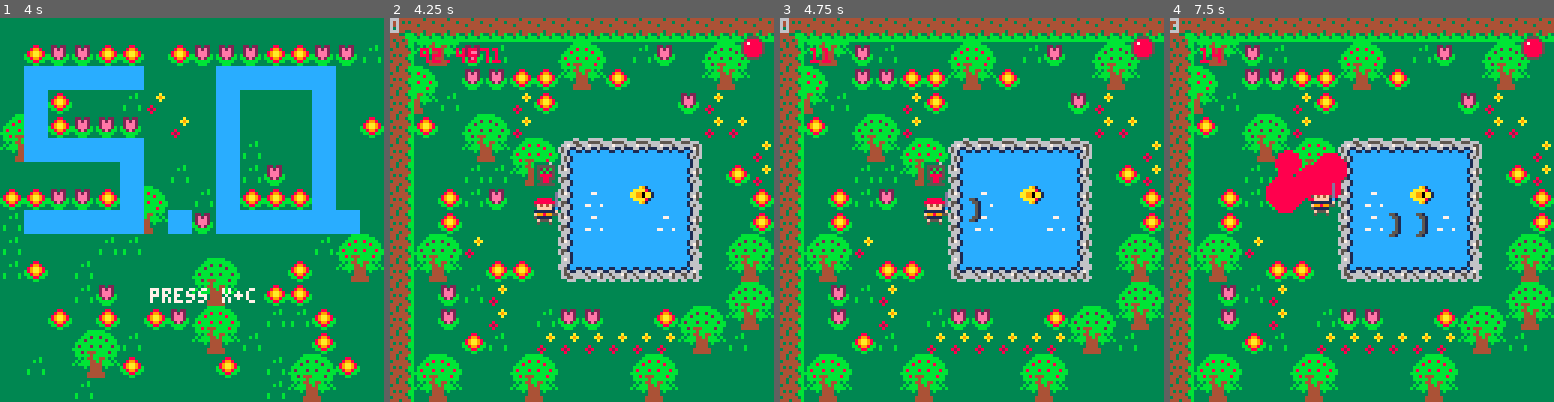
Above: before the commit, frames 1-4 (left to right).
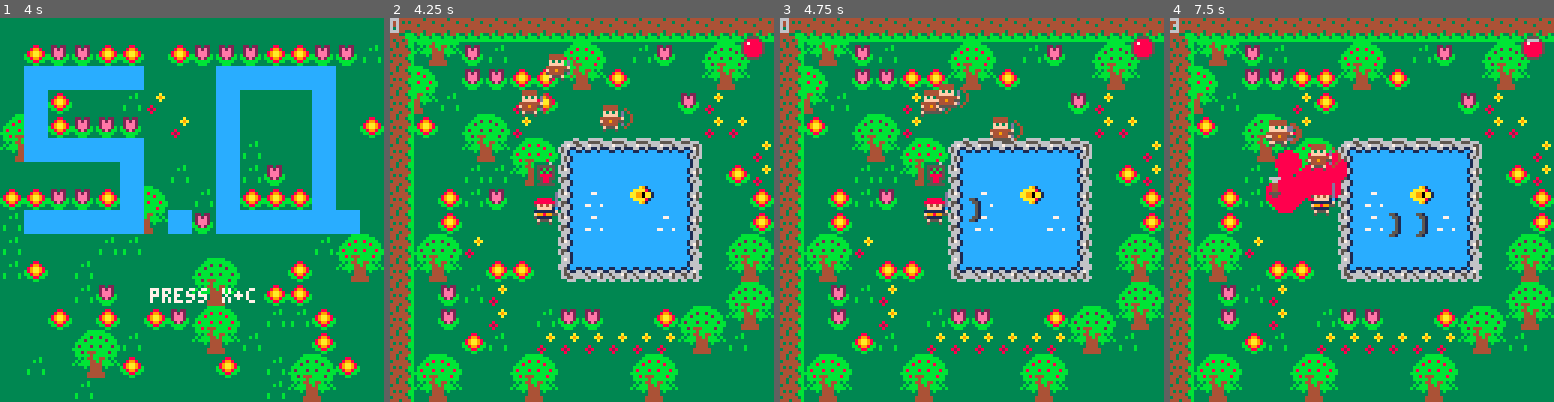
Above: after the commit, the same moments.

Repository: JasonHaenlin/pico-8-sophiaquest
Game: PICO-8 cartridge sophiaquest.p8
The game is run twice, just before and just after one commit, with the same random seed, the same clock (stepped at 60 frames per second) and the same inputs.
Inputs:
- Up to frame 1 (4 s): tap X (X key) at 0.33, 1.07, 1.85, 2.97 s; tap O (Z key) at 0.7, 1.7, 2.1, 2.5, 2.9, 3.3, 3.7 s; hold Right 1.6-2.1 s; hold Up 2.15-2.42 s; hold Right 2.47-3.03 s; hold Left 3.08-3.58 s; hold Down 3.63-3.97 s
- Up to frame 2 (4.25 s): hold Right from 4.02 s (still down); tap X (X key) at 4.08 s; tap O (Z key) at 4.1 s
- Up to frame 3 (4.75 s): tap O (Z key) at 4.5 s; release Right at 4.68 s; hold Up from 4.73 s (still down)
- Up to frame 4 (7.5 s): tap O (Z key) every 0.4 s from 4.9 to 7.3 s; release Up at 5.03 s; hold Left 5.08-5.68 s; tap X (X key) at 5.2, 6.32, 7.43 s; hold Down 5.73-6.03 s; hold Right 6.08-6.58 s; hold Right 6.63-7.13 s; hold Up 7.18-7.45 s

Frame 1 is identical in both runs. In frame 2, 1.4% of the frame differs, in the area x 7-64%, y 7-30%; in frame 3, 1.1%; in frame 4, 1.1%.

Commit message:
It might be a little harder to win

Diff:
--- a/sophiaquest.p8
+++ b/sophiaquest.p8
@@ -8,7 +8,7 @@
 black,dark_blue,dark_purple,dark_green,brown,dark_gray,light_gray,white,red,orange,yellow,green,blue,indigo,pink,peach=0,1,2,3,4,5,6,7,8,9,10,11,12,13,14,15
 player,bullet,ennemy=0,1,2
 immortalobject=1000
-nbofennemies=1
+nbofennemies=10
 melee,ranged=0,1
 -- var
 dbg=""
@@ -127,8 +127,8 @@
    mstr.cooldown = 50
    mstr.anim = "walk"
    mstr.walk = {f=s,st=s,sz=2,spd=1/5}
-   mstr.dx = 0.5
-   mstr.dy = 0.5
+   mstr.dx = 0.7
+   mstr.dy = 0.7
    ennemies_left += 1
   end
  end
@@ -208,26 +208,83 @@
  action()
 end
 
-function controls_ennemies(a)
+function controls_ennemies(a,d)
  if (a.tag ~= ennemy) return
  if (a.cooldown > 0) a.cooldown -= 1
  if (a.cooldown == 0) then
-  shoot(a)
+  shoot(a,d)
   a.cooldown = 50
  end
 end
 
 function move_actors()
  for a in all(actors) do
-  local go = is_player_near(a)
-  if (a.tag == ennemy) a.d = go
-  if (a.tag == ennemy and go ~= none) move_on(a,go)
+  if (a.tag == ennemy) then
+   local dist = check_distance_from_player(a)
+   if(is_player_near(dist)) then
+    if (dist >= 20) then
+     local dir_m = going_forward(a)
+     move_on(a,dir_m)
+    else
+     local dir_m = gbestdir(a)
+     move_on(a,dir_m)
+    end
+    local dir_a = prepare_attack_opportunity(a)
+    controls_ennemies(a,dir_a)
+   end
+  end
   if (a.tag == bullet) then
-    a.x += a.dx
-    a.y += a.dy
-    if (is_of_limit(a.x,a.y)) del(actors,a)
+   a.x += a.dx
+   a.y += a.dy
+   if (is_of_limit(a.x,a.y)) del(actors,a)
   end
  end
+end
+
+function going_forward(a)
+ local rx = a.x-p.x
+ local ry = a.y-p.y
+ if(abs(rx) > abs(ry)) then
+   if(rx < 0) return right
+   return left
+ else
+   if(ry < 0) return down
+   return up
+ end
+end
+
+function check_distance_from_player(a)
+ local rx = a.x-p.x
+ local ry = a.y-p.y
+ return (abs(rx)+abs(ry))/2
+end
+
+function gbestdir(a)
+ local rx = a.x-p.x
+ local ry = a.y-p.y
+ if((abs(rx)-abs(ry)) < 0 and abs(rx) > 1) then
+   if(rx < 0) return right
+   return left
+ elseif((abs(rx)-abs(ry)) > 0 and abs(ry) > 1) then
+   if(ry < 0) return down
+   return up
+ end
+ return none
+end
+
+function prepare_attack_opportunity(a,d)
+ if(abs(a.x-p.x) < abs(a.y-p.y)) then
+   if(a.y < p.y) return down
+   return up
+ else
+   if(a.x < p.x) return right
+   return left
+ end
+end
+
+function is_player_near(gap)
+ local r = 30
+ return gap <= r and gap > 8
 end
 
 function move_on(a,go)
@@ -319,8 +376,8 @@
  a.y = 0
  local f = flags.obst
  while(fget(mget(a.x/8,(a.y)/8),flags.obst)) do
-  a.x = rnd(248)
-  a.y = rnd(248)
+  a.x = rnd(xmax)
+  a.y = rnd(ymax)
  end
  return a
 end
@@ -342,52 +399,35 @@
  return false
 end
 
-function is_player_near(a)
-  local r = 30
-  local rx = a.x-p.x
-  local ry = a.y-p.y
-  dbg = (abs(rx)-abs(ry))
-  gap = (abs(rx)+abs(ry))/2
-  if(gap <= r and gap > 8) then
-    if((abs(rx)-abs(ry)) < 0 and abs(rx) > 8) then
-      if(rx < 0) return right
-      return left
-    elseif((abs(rx)-abs(ry)) > 0 and abs(ry) > 8) then
-      if(ry < 0) return down
-      return up
-    end
-  end
-  return none
-end
-
-function shoot(a)
+function shoot(a,d)
  a = a or p
+ d = d or a.d
  local speed = a.weapon.speed
  local center = a.weapon.hb/2
  local b = {}
- if(a.d == left) then
+ if(d == left) then
   b = make_actor(a.x-6,a.y,a.weapon.animh,bullet,immortalobject,left)
   b.box = {x1=0,y1=4-center,x2=5,y2=4+center}
   b.dx = -speed
  end
- if(a.d == right) then
+ if(d == right) then
   b = make_actor(a.x+6,a.y,a.weapon.animh,bullet,immortalobject,right)
   b.box = {x1=3,y1=4-center,x2=8,y2=4+center}
   b.dx = speed
  end
- if(a.d == up) then
+ if(d == up) then
   b = make_actor(a.x,a.y-6,a.weapon.animv,bullet,immortalobject,up)
   b.box = {x1=4-center,y1=0,x2=4+center,y2=5}
   b.dy = -speed
  end
- if(a.d == down) then
+ if(d == down) then
   b = make_actor(a.x,a.y+6,a.weapon.animv,bullet,immortalobject,down)
   b.box = {x1=4-center,y1=3,x2=4+center,y2=8}
   b.dy = speed
  end
  b.dmg = a.weapon.dmg
- if (a.d ~= none or a.tag == player) then
-  sfx(a.weapon.sfx)
+ if (d ~= none or a.tag == player) then
+  -- sfx(a.weapon.sfx)
  end
 end
 
@@ -526,7 +566,6 @@
  for a in all(actors) do
   if (a.tag == player or a.tag == ennemy) then
    draw_weapon(a)
-   controls_ennemies(a)
    highlight(anim_player(a),a.x,a.y,5)
   else
    local inv = manage_direction(a.d)
@@ -675,8 +714,8 @@
 00000000888888808888888000000000044444000444440000000000022222000222220000000000336665566655556665556663cccccccc0008888888880088
 007007000f4f4f000f4f4f00000000000f3f3f000f3f3f0000aaaa000f5f5f000f5f5f0000eeee00366766556676665666666556ccc77ccc0088888888888058
 000770000fffff000fffff00000990000fffff000fffff0000a33a000fffff000fffff0000e22e00656611661661161166116756cccccccc0088888888888058
-000770001111111f1111111f00099000444444404444444f00a33a00222222202222222f00e22e006561cc11c11cc1cc11cc1656cccccccc000ff07f07ff0058
-00700700f9989900f998990000000000f44944f0f449440000aaaa00f22322f0f223220000eeee003661ccccccccccccccc16656cccccccc000ff00f00ff0065
+000770001111111f1111111f000990004444444f4444444f00a33a002222222f2222222f00e22e006561cc11c11cc1cc11cc1656cccccccc000ff07f07ff0058
+00700700f9989900f998990000000000f4494400f449440000aaaa00f2232200f223220000eeee003661ccccccccccccccc16656cccccccc000ff00f00ff0065
 0000000001111100011111f00000000004444400044444f00000000002222200022222f00000000036561cccccccccccccc16566c77ccc7c000fffffffff0076
 000000000f000f00f0000000000000000f000f00f0000000000000000f000f00f00000000000000036561ccccccccccccccc1663cccccccc0000fff8fff00057
 000000000888880008888800088888000444440004444400044444000222220002222200022222003661cccccccccccccccc1663ccca91cc00999999999999ff
